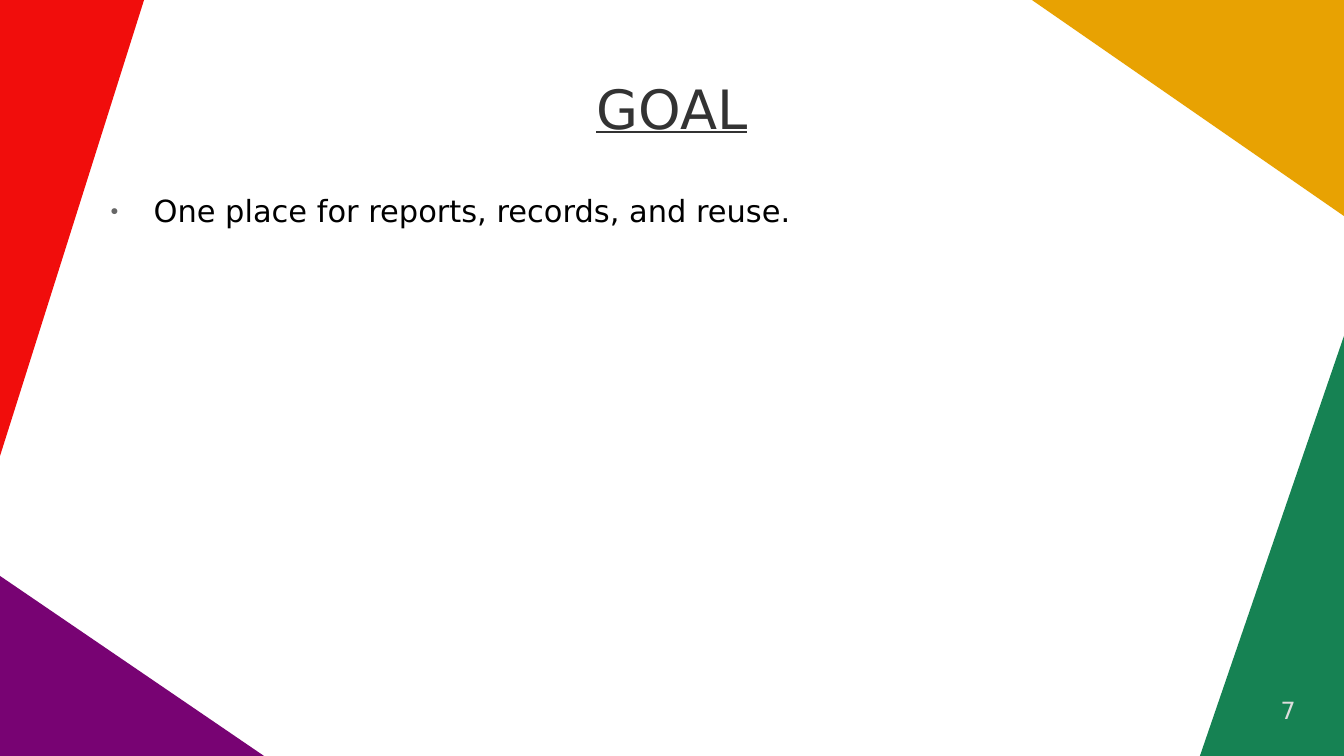
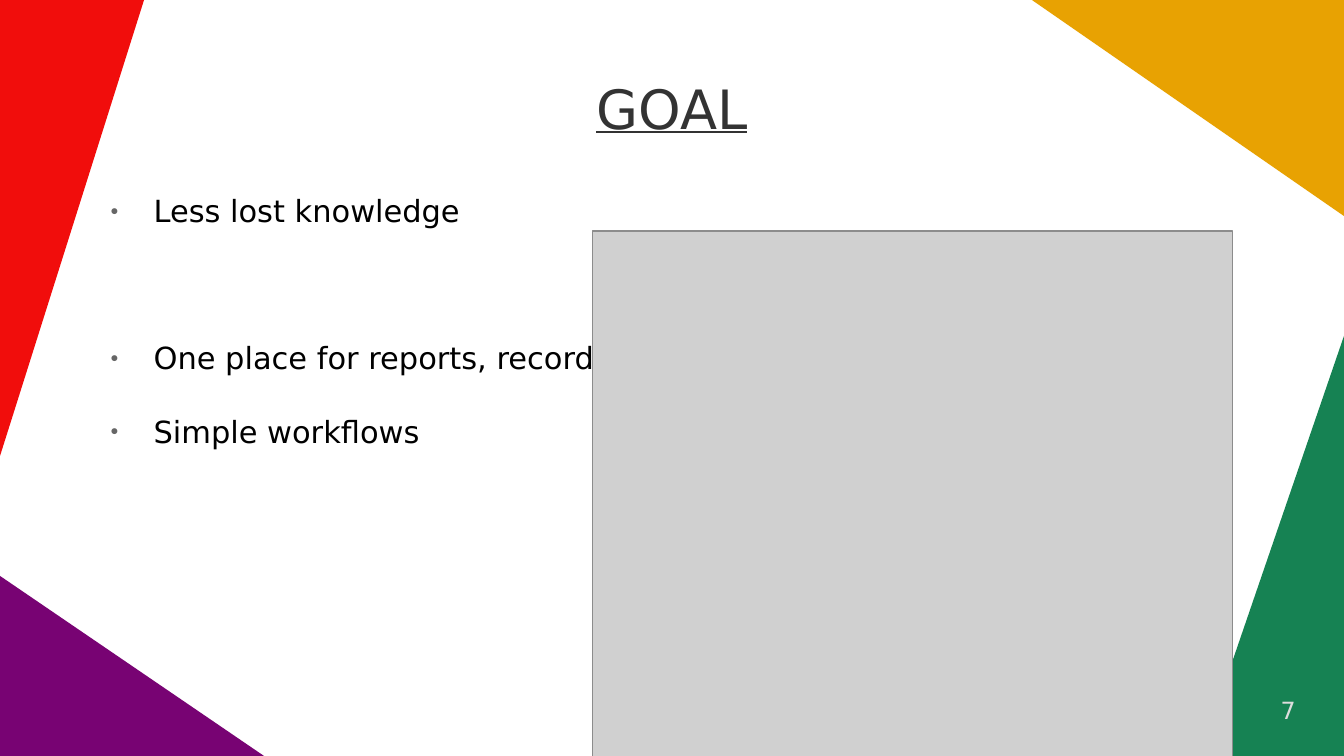
Before and after one commit to AhlinGregor/MIT_Project2526, a slide deck: slide 7 of Presentation.odp. Drawn at 1344x756 pixels with LibreOffice and Linux fonts; fonts in the diff are those of the drawing; grey boxes stand for pictures. Boxes give left, top, right and bottom in pixels: in the first picture for what was removed or moved away, otherwise in the second. Text is boxed around its words. In the diff, an @@ line names an element or a change of style, - is before the commit and + after.

```diff
--- a/Presentation.odp
+++ b/Presentation.odp
@@ text at <box>154,199,460,228</box>: paragraph added @@
+● Less lost knowledge
@@ picture added at <box>593,231,1233,756</box> @@
@@ text at <box>154,420,419,449</box>: paragraph added @@
+● Simple workflows
```
Also in this commit, not shown: 5 other slides changed.
